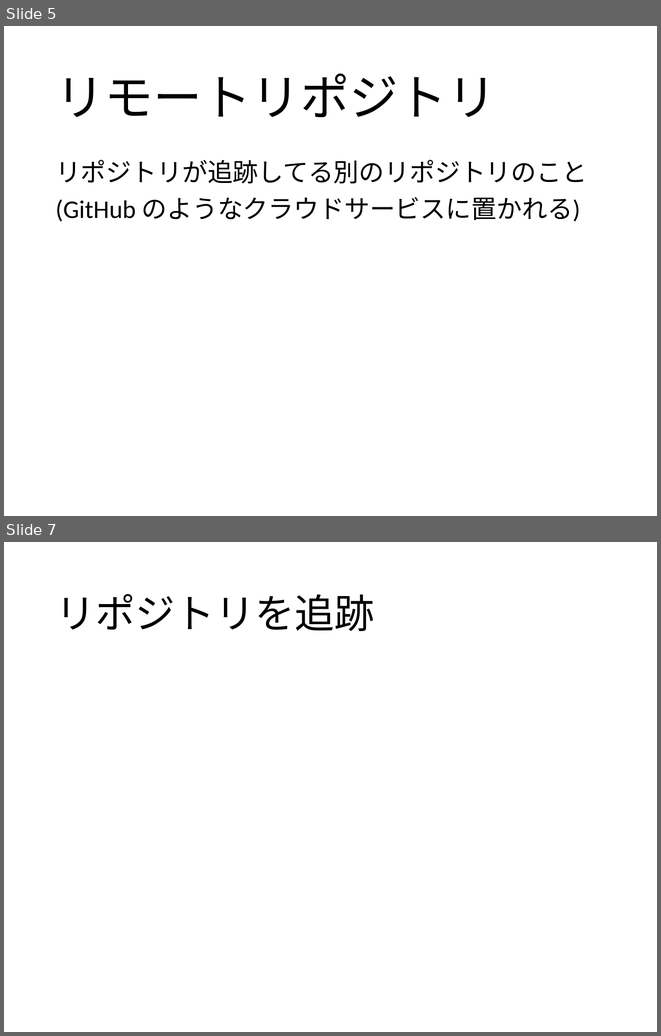
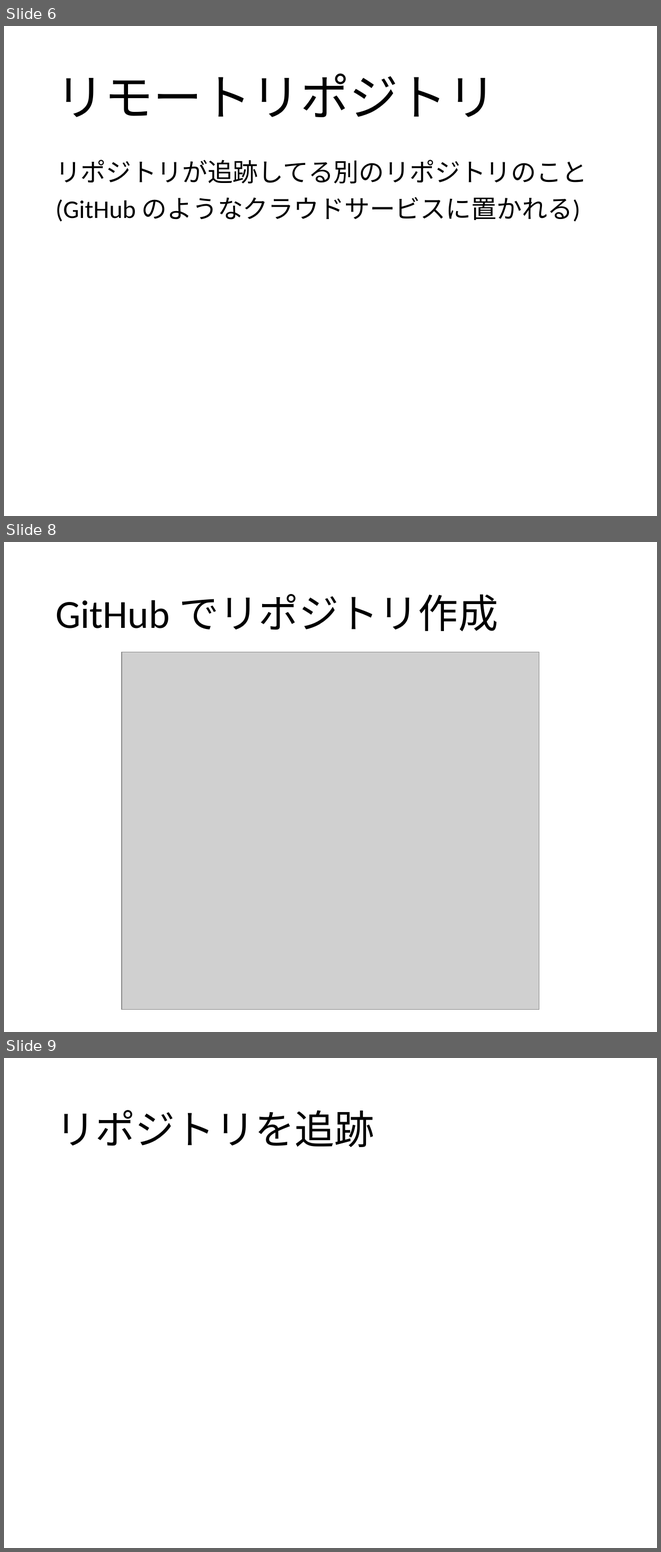
Before and after one commit to matsubara0507/learn-you-a-git-for-great-good, a slide deck: slide/part3.pptx. Shown one above the other, each under a label of ours: slides 5 and 7 before the commit, slides 6, 8 and 9 after it; the slides between them are not shown. The pictures are 661x1036 and 661x1552 pixels, drawn with LibreOffice and Linux fonts; fonts in the diff are those of the drawing; grey boxes stand for pictures; background and template pictures are left out. Boxes give left, top, right and bottom in pixels: in the first picture for what was removed or moved away, otherwise in the second. Text is boxed around its words. In the diff, an @@ line names an element or a change of style, - is before the commit and + after.

```diff
--- a/slide/part3.pptx
+++ b/slide/part3.pptx
@@ slide 8 added at box(4, 542, 657, 1032), background #FFFFFF @@
@@ title added at box(55, 594, 498, 632), 44 pt, text #000000 @@
+GitHub でリポジトリ作成
@@ picture added at box(122, 652, 539, 1009) @@
@@ what was slide 5 is now slide 6 @@
@@ what was slide 7 is now slide 9 @@
```
Also in this commit, not shown: 5 slides changed, 1 other slide added, 1 other file.
